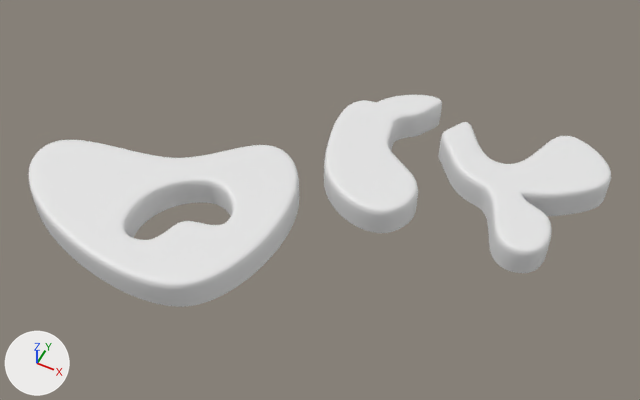
A saved change to the glTF model Assets/3D/Terrain/Geometry/Draghi-Level1-1.glb.
Both versions are drawn from a 50 mm lens placed at (2.88, -5.34, 6.48), pointed at (0.17, 0.08, -0.29). Every picture has the same lights, and +X, +Y and +Z are marked at lower left.
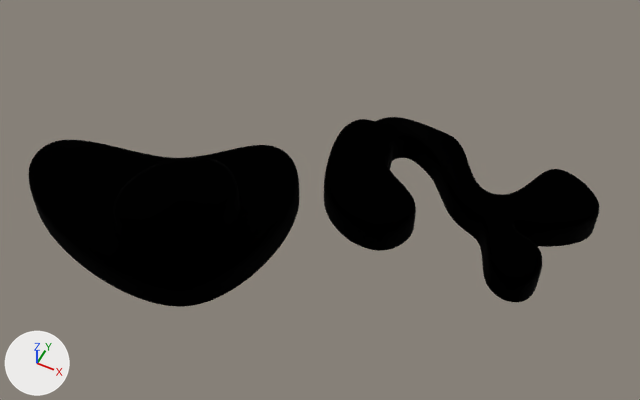
Commit message: Updated Terrain Mesh

Pixel boxes [x1, y1, x2, y2] of what changed, in the pictures (640 x 400 px; the box of a moved part takes in the faces that stretch with it):
'Plane', recoloured, reshaped (white to black, 10% shorter)
    before: [29, 95, 611, 307]
    after: [29, 117, 599, 307]
part 1 of me_plane, added (black)
    after: [324, 117, 599, 302]
part 2 of me_plane, added (black)
    after: [113, 157, 240, 244]
part 3 of me_plane, deleted
    before: [439, 122, 611, 273]
part 4 of me_plane, deleted
    before: [324, 95, 442, 233]
part 5 of me_plane, moved or reshaped
    before: [114, 169, 244, 249]
    after: [114, 189, 244, 249]

Patch to the scene script:
```diff
--- a/Assets/3D/Terrain/Geometry/Draghi-Level1-1.glb.py
+++ b/Assets/3D/Terrain/Geometry/Draghi-Level1-1.glb.py
@@ mat_level1_1_terrain @@
 n0 = _N.new('ShaderNodeBsdfPrincipled'); n0.name = 'Principled BSDF'
+n0.inputs[1].default_value = 1.0  # 'Metallic'
+n0.inputs[2].default_value = 1.0  # 'Roughness'
 n1 = _N.new('ShaderNodeOutputMaterial'); n1.name = 'Material Output'
+n2 = _N.new('ShaderNodeVertexColor'); n2.name = 'Color Attribute'
 _L.new(n0.outputs[0], n1.inputs[0])  # 'BSDF' to 'Surface'
+_L.new(n2.outputs[0], n0.inputs[0])  # 'Color' to 'Base Color'
@@ me_plane @@
 # used by ob_plane; location = (0.0, 0.0, 0.0)
-me_plane.from_pydata(...)  # 6336 vertices, 12056 faces; spans x -2.63..2.77, y -1.76..1.85, z -0.32..0.0
+me_plane.from_pydata(...)  # 6976 vertices, 13332 faces; spans x -2.63..2.77, y -1.76..1.85, z -0.84..0.29
+# me_plane part 1: a new loose piece of 3225 vertices spanning x -0.09..2.77, y -0.06..1.85, z -0.84..-0.28, in mat_level1_1_terrain
+# me_plane part 2: a new loose piece of 827 vertices spanning x -1.36..-0.33, y -1.42..-0.35, z -0.03..0.29, in mat_level1_1_terrain
+# me_plane part 3: the loose piece of 1739 vertices spanning x 1.0..2.77, y 0.1..1.85, z -0.32..0.0 is deleted
+# me_plane part 4: 1409 vertices removed from x -0.09..1.11, y -0.06..1.79, z -0.32..0.0
+# me_plane part 5: 2 vertices moved within x -0.74..-0.42, y -0.58..-0.34, z 0.0; 582 vertices removed from x -1.35..-0.32, y -1.45..-0.34, z -0.32..0.0; 318 vertices added at x -1.34..-0.33, y -1.46..-0.34, z 0.0
 me_plane.materials.append(mat_level1_1_terrain)
```
